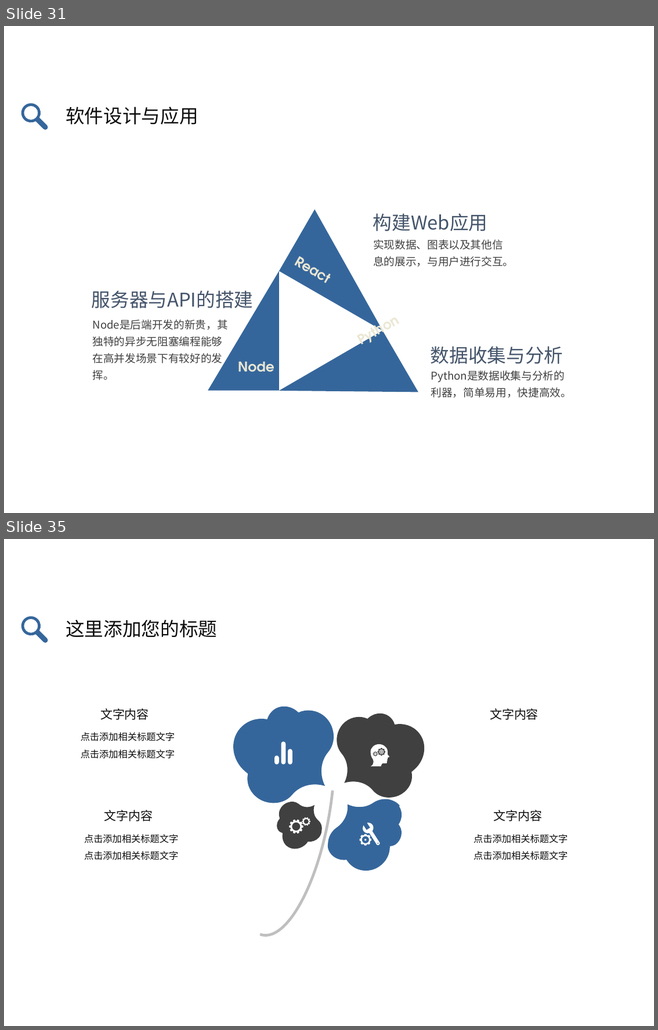
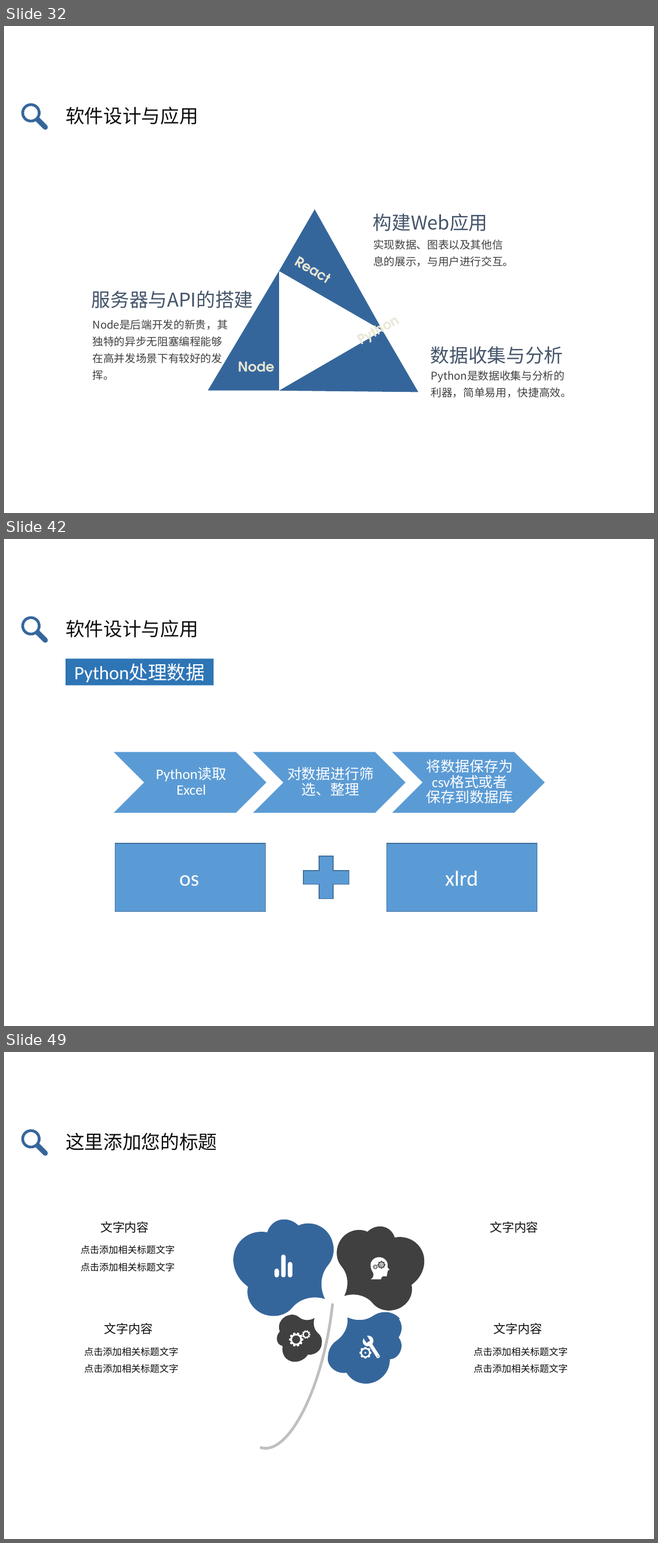
Before and after one commit to zhongdeming428/graduation-design, a slide deck: 阶段性报告/毕设答辩.pptx. Shown one above the other, each under a label of ours: slides 31 and 35 before the commit, slides 32, 42 and 49 after it; the slides between them are not shown. The pictures are 658x1030 and 658x1543 pixels, drawn with LibreOffice and Linux fonts; fonts in the diff are those of the drawing. Boxes give left, top, right and bottom in pixels: in the first picture for what was removed or moved away, otherwise in the second. Text is boxed around its words. In the diff, an @@ line names an element or a change of style, - is before the commit and + after.

```diff
--- a/阶段性报告/毕设答辩.pptx
+++ b/阶段性报告/毕设答辩.pptx
@@ slide 42 added at box(4, 539, 654, 1026), background #FFFFFF @@
@@ freeform shape added at box(20, 616, 48, 643), fill #35669B @@
@@ text added at box(65, 620, 198, 638), 21 pt, text #0D0D0D @@
+软件设计与应用
@@ rectangle added at box(65, 658, 214, 685), fill #2E75B6, 21 pt, text #FFFFFF @@
+Python处理数据
@@ group added at box(112, 751, 545, 813): 3 chevrons, 3 texts @@
+Python读取Excel
+对数据进行筛选、整理
+将数据保存为csv格式或者保存到数据库
@@ rectangle added at box(115, 843, 265, 911), fill #5B9BD5, outline #43739E 1 pt @@
@@ plus sign added at box(295, 848, 357, 907), fill #5B9BD5, outline #43739E 1 pt @@
@@ rectangle added at box(387, 843, 536, 911), fill #5B9BD5, outline #43739E 1 pt @@
@@ text added at box(179, 875, 199, 886), 24 pt, text #FFFFFF @@
+os
@@ text added at box(445, 871, 478, 886), 24 pt, text #FFFFFF @@
+xlrd
@@ what was slide 31 is now slide 32 @@
@@ what was slide 35 is now slide 49 @@
```
Also in this commit, not shown: 2 slides changed, 15 other slides added, 2 slides removed, 1 other file.
